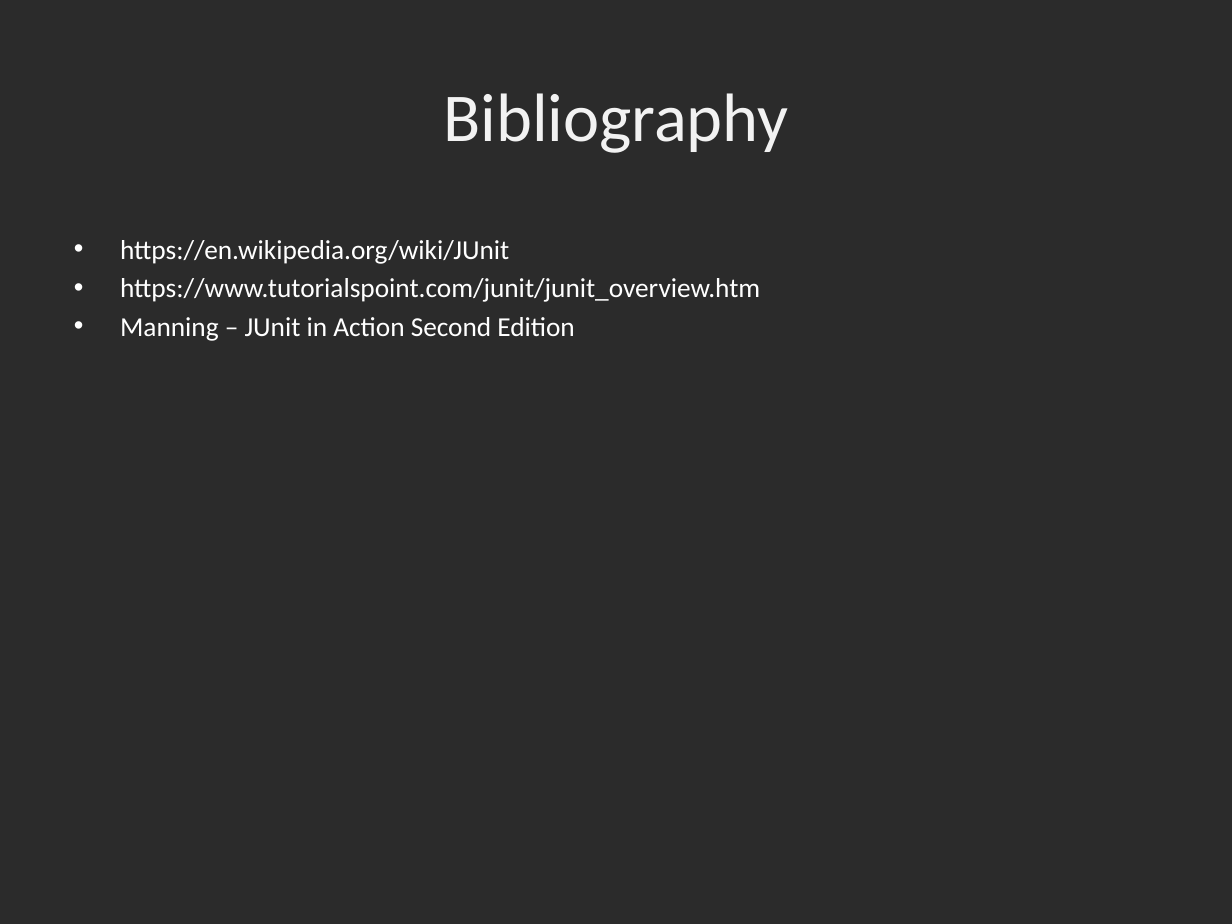
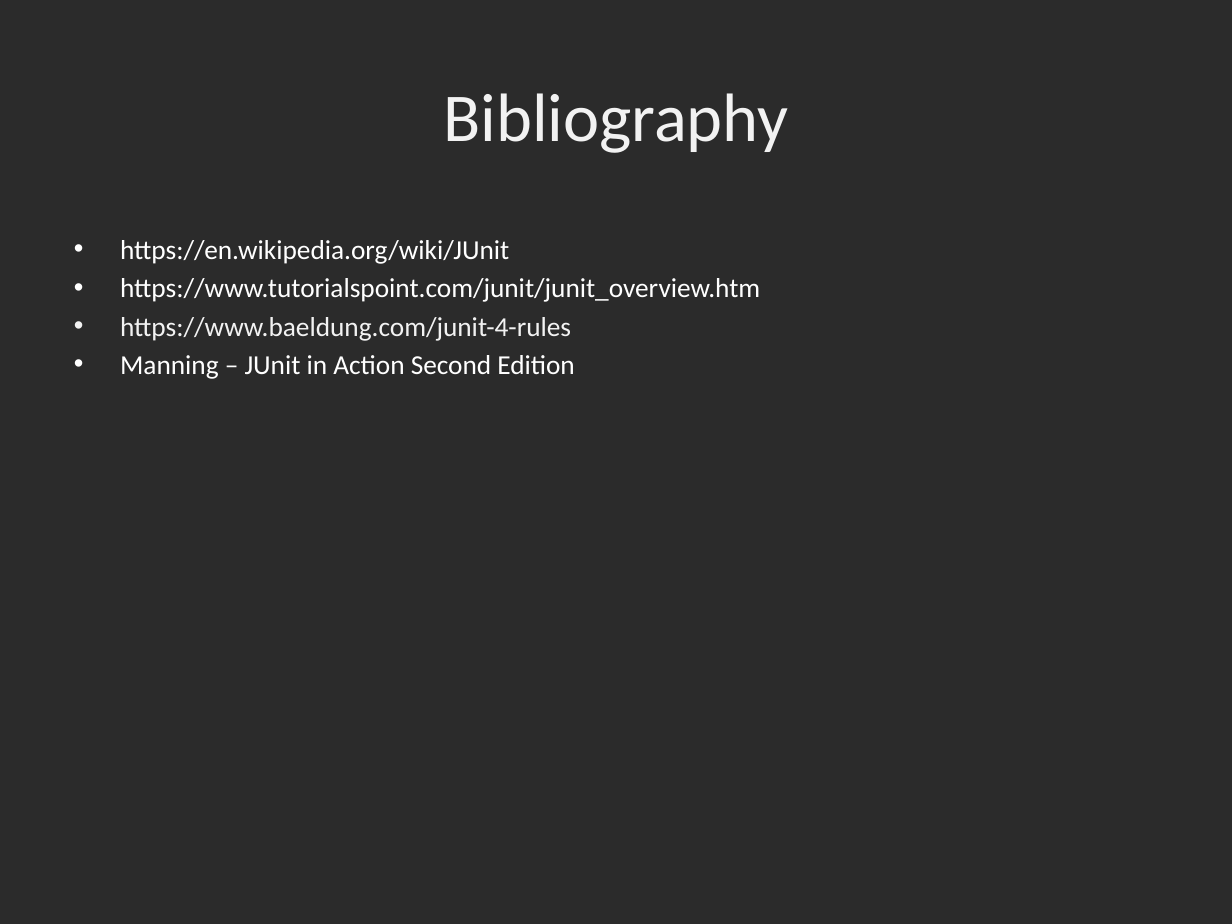
Before and after one commit to kenshincommon/ppts, a slide deck: slide 46 of Presentations/Junit4/Junit4.pptx (slide 34 before the commit). Drawn at 1232x924 pixels with LibreOffice and Linux fonts; fonts in the diff are those of the drawing; background and template pictures are left out; a plain dark background stands for a picture behind light text. Boxes give left, top, right and bottom in pixels: in the first picture for what was removed or moved away, otherwise in the second. Text is boxed around its words. In the diff, an @@ line names an element or a change of style, - is before the commit and + after.

Commit message:
added rules to junit 4 ppt

```diff
--- a/Presentations/Junit4/Junit4.pptx
+++ b/Presentations/Junit4/Junit4.pptx
@@ text at (120, 317, 571, 341): paragraph added @@
+• https://www.baeldung.com/junit-4-rules
```
Also in this commit, not shown: 2 other slides changed, 12 slides added.
